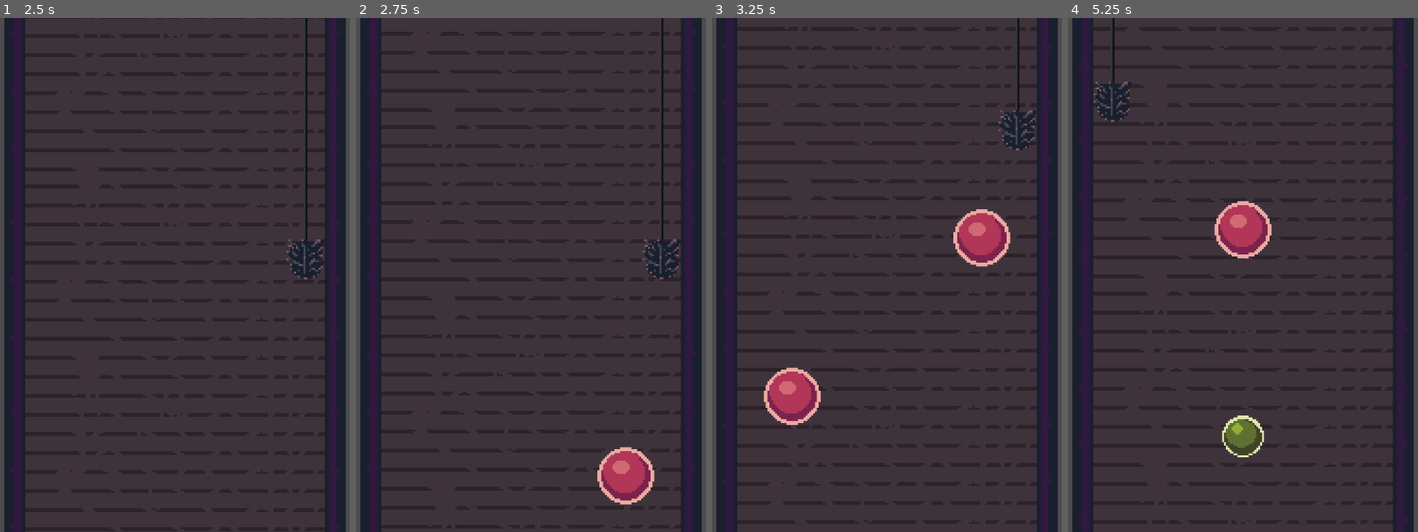
Above: before the commit, frames 1-4 (left to right).
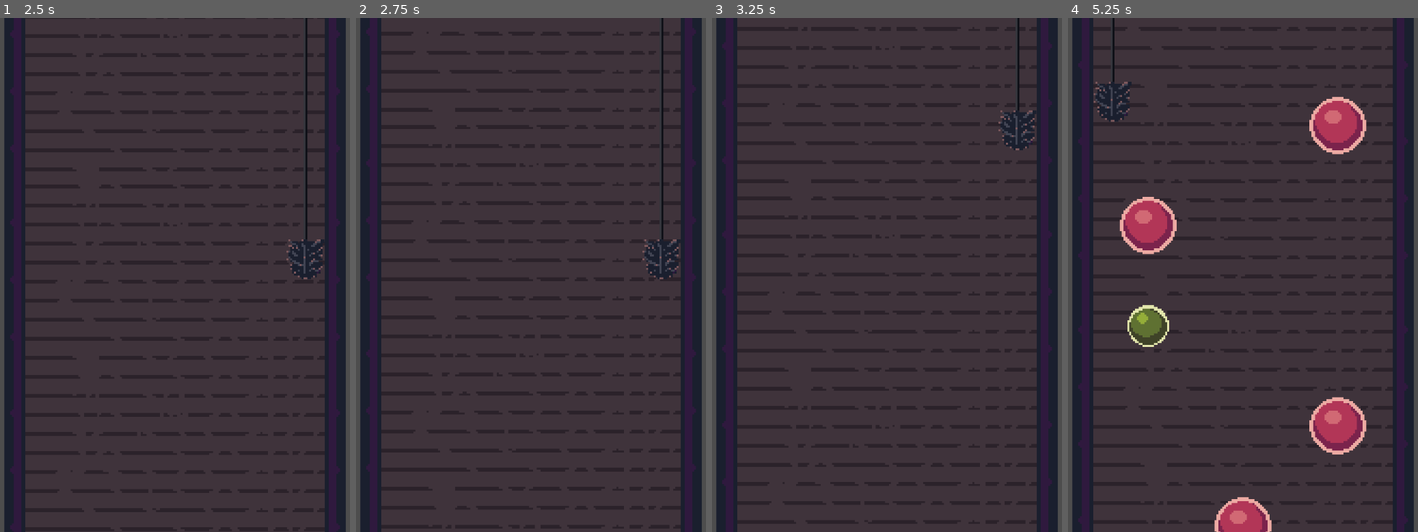
Above: after the commit, the same moments.

Repository: Ytlander/chimney-of-riches
Game: Godot game, scene res://Scenes/main.tscn
The game is run twice, just before and just after one commit, with the same random seed, the same clock (stepped at 60 frames per second) and the same inputs.
Inputs:
- Up to frame 1 (2.5 s): tap Enter at 0.5 s; hold D (right) 0.53-1.28 s; hold S (down) 1.28-2.03 s; tap Space at 2 s; hold D (right) from 2.03 s (still down)
- Up to frame 2 (2.75 s): keep holding D (right)
- Up to frame 3 (3.25 s): release D (right) at 2.78 s; hold W (up) from 2.78 s (still down)
- Up to frame 4 (5.25 s): release W (up) at 3.53 s; hold A (left) 3.53-5.03 s; hold S (down) from 5.03 s (still down)

Frame 1 is identical in both runs. In frame 2, 1.4% of the frame differs, in the area x 68-86%, y 83-95%; in frame 3, 2.8%; in frame 4, 7.7%, in the area x 14-86%, y 15-100%.

Commit message:
add wave1
added the first wave. Also made a hacky solution for having both random waves and premade waves. Need to find a better solution for this in the future

Diff:
--- /dev/null
+++ b/Scenes/Waves/wave_1.tscn
@@ -0,0 +1,40 @@
+[gd_scene load_steps=2 format=3 uid="uid://b4spig4jnwa4l"]
+
+[ext_resource type="PackedScene" uid="uid://lxq5ynvhk2q5" path="res://Scenes/stone_green.tscn" id="1_df1ui"]
+
+[node name="Wave1" type="Node2D"]
+
+[node name="StoneGreen" parent="." instance=ExtResource("1_df1ui")]
+position = Vector2(-66, 24)
+
+[node name="StoneGreen2" parent="." instance=ExtResource("1_df1ui")]
+position = Vector2(-43, 46)
+
+[node name="StoneGreen3" parent="." instance=ExtResource("1_df1ui")]
+position = Vector2(-17, 68)
+
+[node name="StoneGreen4" parent="." instance=ExtResource("1_df1ui")]
+position = Vector2(10, 87)
+
+[node name="StoneGreen5" parent="." instance=ExtResource("1_df1ui")]
+position = Vector2(35, 108)
+
+[node name="StoneGreen6" parent="." instance=ExtResource("1_df1ui")]
+position = Vector2(65, 174)
+value = 5
+
+[node name="StoneGreen7" parent="." instance=ExtResource("1_df1ui")]
+position = Vector2(41, 190)
+value = 5
+
+[node name="StoneGreen8" parent="." instance=ExtResource("1_df1ui")]
+position = Vector2(17, 206)
+value = 5
+
+[node name="StoneGreen9" parent="." instance=ExtResource("1_df1ui")]
+position = Vector2(-8, 223)
+value = 5
+
+[node name="StoneGreen10" parent="." instance=ExtResource("1_df1ui")]
+position = Vector2(-37, 242)
+value = 5
--- a/Scenes/main.tscn
+++ b/Scenes/main.tscn
@@ -1,10 +1,11 @@
-[gd_scene load_steps=7 format=3 uid="uid://discv8041v560"]
+[gd_scene load_steps=8 format=3 uid="uid://discv8041v560"]
 
 [ext_resource type="PackedScene" uid="uid://b5js8qs20agaq" path="res://Scenes/wall_segment.tscn" id="1_7ob5s"]
 [ext_resource type="PackedScene" uid="uid://gphfo5ll58sk" path="res://Scenes/player.tscn" id="1_lbt4y"]
-[ext_resource type="Script" path="res://Scenes/wall_segment.gd" id="2_afgnd"]
-[ext_resource type="Script" path="res://Scenes/spawner_controller.gd" id="5_anlq8"]
+[ext_resource type="Script" path="res://scripts/wall_segment.gd" id="2_afgnd"]
+[ext_resource type="Script" path="res://scripts/spawner_controller.gd" id="5_anlq8"]
 [ext_resource type="Script" path="res://scripts/game_manager.gd" id="5_unnun"]
+[ext_resource type="PackedScene" uid="uid://b4spig4jnwa4l" path="res://Scenes/Waves/wave_1.tscn" id="6_4ep8a"]
 
 [sub_resource type="WorldBoundaryShape2D" id="WorldBoundaryShape2D_3vvi4"]
 distance = 0.0157233
@@ -76,6 +77,7 @@
 [node name="Spawner" type="Node2D" parent="."]
 position = Vector2(0, 311)
 script = ExtResource("5_anlq8")
+wave_array = Array[PackedScene]([ExtResource("6_4ep8a")])
 
 [node name="SpawnPosLeft" type="Node2D" parent="Spawner"]
 position = Vector2(-50, 0)
--- a/Scenes/spawner_controller.gd
+++ /dev/null
@@ -1,32 +0,0 @@
-extends Node2D
-
-@onready var spawn_pos_left = $SpawnPosLeft
-@onready var spawn_pos_right = $SpawnPosRight
-@onready var timer = $Timer
-
-const STONE_GREEN = preload("res://Scenes/stone_green.tscn")
-const STONE_RED = preload("res://Scenes/stone_red.tscn")
-
-var stone_array
-var position_array
-
-func _ready():
-	stone_array = [STONE_GREEN, STONE_RED]
-	position_array = [spawn_pos_left.global_position, self.global_position, spawn_pos_right.global_position]
-	spawn()
-
-func _process(delta):
-	pass
-
-func spawn():
-	print("Spawning")
-	var stone_to_spawn = stone_array.pick_random().instantiate()
-	self.add_child(stone_to_spawn)
-	stone_to_spawn.position = position_array.pick_random()
-	var random_time = randf_range(0.3, 0.7)
-	timer.wait_time = random_time
-	timer.start()
-
-func _on_timer_timeout():
-	if StatesAndStuff.going_down:
-		spawn()
--- /dev/null
+++ b/scripts/spawner_controller.gd
@@ -0,0 +1,60 @@
+extends Node2D
+
+@onready var spawn_pos_left = $SpawnPosLeft
+@onready var spawn_pos_right = $SpawnPosRight
+@onready var timer = $Timer
+@onready var wave_cooldown = $WaveCooldown
+
+const STONE_GREEN = preload("res://Scenes/stone_green.tscn")
+const STONE_RED = preload("res://Scenes/stone_red.tscn")
+
+var stone_array
+var position_array
+
+var random_spawning: bool = true
+var wave_just_spawned: bool = false
+var countdown = 5
+
+@export var wave_array: Array[PackedScene]
+
+func _ready():
+	stone_array = [STONE_GREEN, STONE_RED]
+	position_array = [spawn_pos_left.global_position, self.global_position, spawn_pos_right.global_position]
+	spawn()
+
+func _process(delta):
+	pass
+
+func spawn_wave():
+	var wave_to_spawn = wave_array.pick_random().instantiate()
+	self.add_child(wave_to_spawn)
+	wave_to_spawn.global_position = self.global_position
+	wave_to_spawn.global_position.y += 400 #400 distance is enough for 6 waves of random spawns on 0.3 sec cooldown
+	timer.wait_time = 2
+	timer.start()
+
+func spawn():
+	print("Spawning")
+	var stone_to_spawn = stone_array.pick_random().instantiate()
+	self.add_child(stone_to_spawn)
+	stone_to_spawn.position = position_array.pick_random()
+	var random_time = randf_range(0.3, 0.7)
+	timer.wait_time = 0.3
+	timer.start()
+
+func _on_timer_timeout():
+	if StatesAndStuff.going_down:
+		if random_spawning:
+			spawn()
+			countdown -= 1
+			if countdown == 0:
+				random_spawning = false
+				countdown = 2
+				print("Random Spawning is: ", random_spawning, "Countdown is: ", countdown)
+		if random_spawning == false:
+			spawn_wave()
+			countdown -= 1
+			if countdown == 0:
+				random_spawning = true
+				countdown = 5
+				print(random_spawning, countdown)
--- a/scripts/stone.gd
+++ b/scripts/stone.gd
@@ -4,9 +4,9 @@
 
 func _physics_process(delta):
 	if StatesAndStuff.going_down:
-		position.y -= (StatesAndStuff.speed / 2) * delta
+		position.y -= (StatesAndStuff.speed / 3) * delta
 	if StatesAndStuff.going_down == false:
-		position.y += (StatesAndStuff.speed / 2) * delta
+		position.y += (StatesAndStuff.speed / 3) * delta
 
 func _on_body_entered(body):
 	if body.is_in_group("player"):
Renamed: Scenes/wall_segment.gd -> scripts/wall_segment.gd
